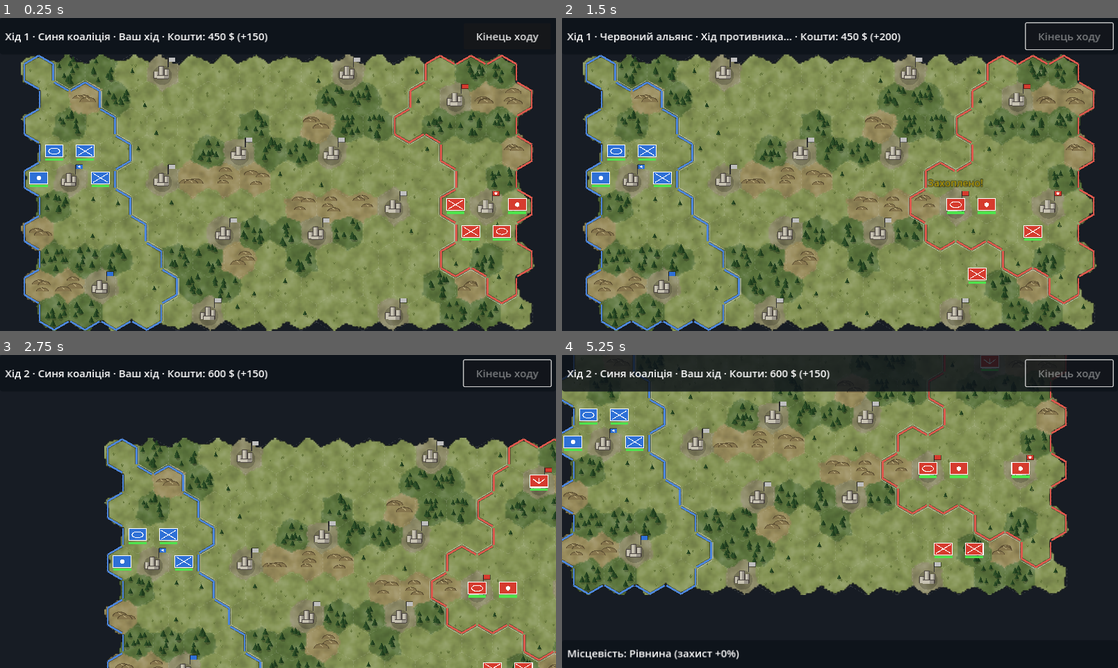
Above: before the commit, frames 1-4 (two rows, left to right).
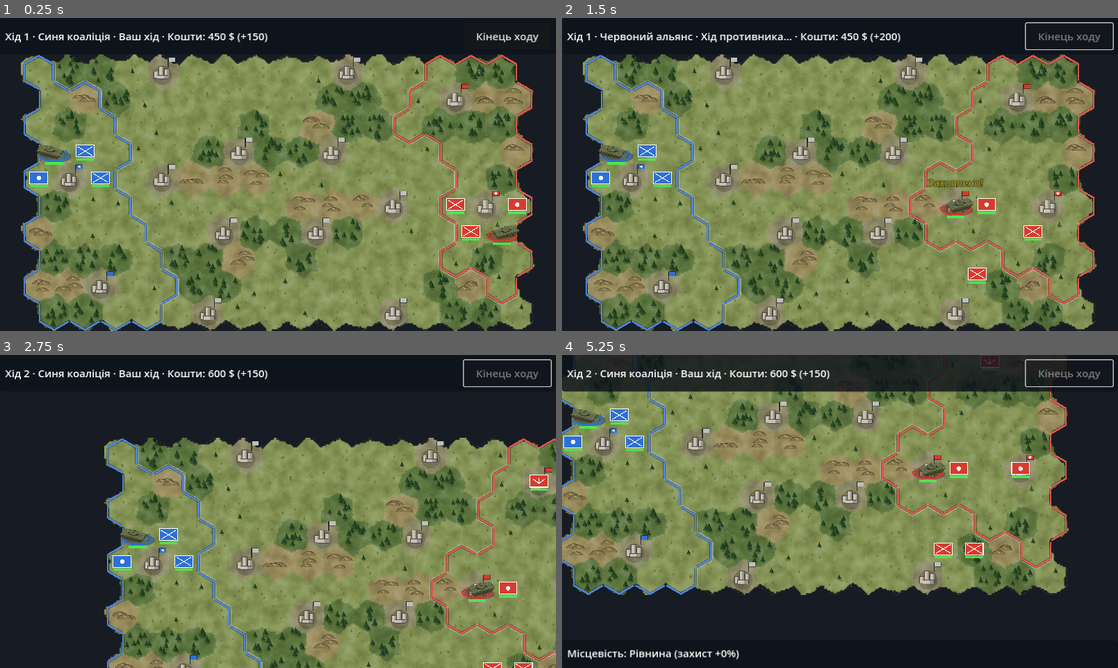
Above: after the commit, the same moments.

Repository: dambldor571-maker/Cloud
Game: Godot game, scene res://scenes/main.tscn
Same seed, same stepped clock (60 frames per second), same inputs: the game is played once before the commit and once after it.
Inputs (mouse positions are in pixels of both pictures, inside the frame that each line leads up to):
- Up to frame 1 (0.25 s): no input
- Up to frame 2 (1.5 s): click "Кінець ходу" at 0.5 s; move the mouse to (962, 158) at 1.27 s; click (962, 158) at 1.42 s
- Up to frame 3 (2.75 s): drag from (166, 527) to (250, 574) at 2.02 s
- Up to frame 4 (5.25 s): tap Enter at 2.75, 4.25 s; move the mouse to (895, 442) at 2.77 s; click (895, 442) at 2.92 s; tap Space at 3.5, 5 s; drag from (812, 574) to (673, 464) at 3.52 s; move the mouse to (1006, 558) at 4.27 s; click (1006, 558) at 4.42 s; drag from (673, 464) to (756, 433) at 5.02 s

The runs differ from the first frame. In frame 1, 0.6% of the frame differs, in the area x 6-94%, y 40-73%; in frame 2, 0.6%, in the area x 6-74%, y 40-64%; in frame 3, 0.6%; in frame 4, 0.6%.

Commit message:
Draw the tank as its pseudo-3D sprite; camera angle option
Unit types listed in Rules.SPRITES are drawn from assets/units: soft
shadow, team-coloured base ring, the rendered vehicle (dimmed once it
has acted) and an HP bar. Units face their last move or attack; red
starts facing left. The sprite anchor JSON is included in the export.
render_units.gd takes --elevation to try camera angles, and the source
models folder is .gdignore'd so Godot doesn't import the FBX.

Co-Authored-By: Claude Opus 5.5 <noreply@anthropic.com>
Claude-Session: https://claude.ai/code/session_01DGzcrkN7G6Q8ozASAUm8BS

Diff:
--- a/scripts/game.gd
+++ b/scripts/game.gd
@@ -41,6 +41,7 @@
 
 var hud: Hud
 var map_view: MapView
+var sprites: Dictionary = {}  # unit type -> {tex, anchor}
 var ai := EnemyAI.new()
 @onready var camera: Camera2D = $Camera2D
 
@@ -49,6 +50,7 @@
 	autotest = "--autotest" in OS.get_cmdline_user_args()
 	if autotest:
 		human_sides = [false, false]
+	_load_sprites()
 	map_view = MapView.new(self)
 	add_child(map_view)
 	hud = Hud.new()
@@ -60,6 +62,15 @@
 
 
 # --- Game setup -------------------------------------------------------------
+
+func _load_sprites() -> void:
+	for type in Rules.SPRITES:
+		var base: String = "res://assets/units/" + Rules.SPRITES[type]
+		var meta = JSON.parse_string(FileAccess.get_file_as_string(base + ".json"))
+		var tex := load(base + ".png") as Texture2D
+		if tex and meta is Dictionary:
+			sprites[type] = {"tex": tex, "anchor": Vector2(meta["anchor"][0], meta["anchor"][1])}
+
 
 func new_game(seed_value: int = -1) -> void:
 	if seed_value < 0:
@@ -297,6 +308,7 @@
 
 func move_unit(u: Unit, to: Vector2i) -> void:
 	var from_px := u.draw_pos
+	u.face_towards(Hex.to_pixel(to).x)
 	u.pos = to
 	u.moved = true
 	if terrain[to] == Rules.Terrain.CITY and not u.is_flying() and city_owner[to] != u.side:
@@ -317,6 +329,8 @@
 
 func attack(att: Unit, target: Unit) -> void:
 	var dmg := roundi(calc_damage(att, target) * rng.randf_range(0.9, 1.1))
+	att.face_towards(target.draw_pos.x)
+	target.face_towards(att.draw_pos.x)
 	_damage(target, dmg)
 	if target.hp > 0 and can_attack(target, att, target.pos):
 		_damage(att, roundi(calc_damage(target, att, true) * rng.randf_range(0.9, 1.1)))
@@ -627,11 +641,54 @@
 	draw_polyline(pts, edge, 2.0)
 
 
+const SPRITE_SCALE := 0.36
+const RING_RADIUS := Vector2(40, 15)
+
+
+## EW-style figure: soft shadow, team-coloured ring, the rendered vehicle.
+func _draw_unit_sprite(u: Unit, spr: Dictionary, done: bool) -> void:
+	var base := u.draw_pos + Vector2(0, 8)
+	var col := SIDE_COLORS[u.side]
+	_draw_ellipse(base + Vector2(4, 3), RING_RADIUS * 1.05, Color(0, 0, 0, 0.3))
+	_draw_ellipse(base, RING_RADIUS, Color(col, 0.28))
+	_draw_ellipse(base, RING_RADIUS, col, 3.0)
+	var tex: Texture2D = spr["tex"]
+	var anchor: Vector2 = spr["anchor"]
+	draw_set_transform(base, 0.0, Vector2(u.facing, 1) * SPRITE_SCALE)
+	draw_texture(tex, -anchor, Color(0.55, 0.55, 0.55) if done else Color.WHITE)
+	draw_set_transform(Vector2.ZERO)
+	_draw_hp_bar(u, base + Vector2(-24, RING_RADIUS.y + 3))
+
+
+## Filled when width < 0, otherwise an outline.
+func _draw_ellipse(c: Vector2, r: Vector2, color: Color, width := -1.0) -> void:
+	var pts := PackedVector2Array()
+	for k in 33:
+		var a := TAU * k / 32.0
+		pts.append(c + Vector2(cos(a) * r.x, sin(a) * r.y))
+	if width < 0.0:
+		draw_colored_polygon(pts, color)
+	else:
+		draw_polyline(pts, color, width, true)
+
+
+func _draw_hp_bar(u: Unit, top_left: Vector2) -> void:
+	var frac := float(u.hp) / u.max_hp()
+	var bar := Rect2(top_left, Vector2(48, 6))
+	draw_rect(bar, Color(0, 0, 0, 0.7))
+	var hp_col := Color(0.3, 0.9, 0.3) if frac > 0.6 else (Color(0.95, 0.8, 0.2) if frac > 0.3 else Color(0.95, 0.25, 0.2))
+	draw_rect(Rect2(bar.position, Vector2(48 * frac, 6)), hp_col)
+
+
 ## Units use simplified NATO map symbols.
 func _draw_unit(u: Unit) -> void:
+	var done := u.side == current_side and human_sides[u.side] and is_done(u)
+	if sprites.has(u.type):
+		_draw_unit_sprite(u, sprites[u.type], done)
+		return
 	var c := u.draw_pos + Vector2(0, -4)
 	var col := SIDE_COLORS[u.side]
-	if u.side == current_side and human_sides[u.side] and is_done(u):
+	if done:
 		col = col.darkened(0.5)
 	var rect := Rect2(c - Vector2(24, 16), Vector2(48, 32))
 	draw_rect(rect, col)
@@ -656,8 +713,4 @@
 		"drone":
 			draw_polyline(PackedVector2Array([c + Vector2(-16, -6), c + Vector2(0, 6), c + Vector2(16, -6)]), w, 2.5)
 			draw_line(c + Vector2(0, 6), c + Vector2(0, -8), w, 2.0)
-	var frac := float(u.hp) / u.max_hp()
-	var bar := Rect2(c + Vector2(-24, 19), Vector2(48, 6))
-	draw_rect(bar, Color(0, 0, 0, 0.7))
-	var hp_col := Color(0.3, 0.9, 0.3) if frac > 0.6 else (Color(0.95, 0.8, 0.2) if frac > 0.3 else Color(0.95, 0.25, 0.2))
-	draw_rect(Rect2(bar.position, Vector2(48 * frac, 6)), hp_col)
+	_draw_hp_bar(u, c + Vector2(-24, 19))
--- a/scripts/rules.gd
+++ b/scripts/rules.gd
@@ -37,6 +37,12 @@
 	},
 }
 
+## Pseudo-3D sprites rendered by tools/render_units.gd (assets/units/<name>.png/.json).
+## Unit types without an entry are drawn as NATO symbols.
+const SPRITES := {
+	"tank": "t72",
+}
+
 const BUILD_ORDER: Array[String] = ["infantry", "tank", "artillery", "air_defense", "drone"]
 
 const INCOME_CITY := 50
--- a/scripts/unit.gd
+++ b/scripts/unit.gd
@@ -9,6 +9,8 @@
 var attacked := false
 ## Pixel position used for rendering (animated towards Hex.to_pixel(pos)).
 var draw_pos := Vector2.ZERO
+## 1 = sprite faces right, -1 = left; follows the last move or attack.
+var facing := 1
 
 
 func _init(p_type: String, p_side: int, p_pos: Vector2i) -> void:
@@ -17,6 +19,12 @@
 	pos = p_pos
 	hp = max_hp()
 	draw_pos = Hex.to_pixel(pos)
+	facing = 1 if side == 0 else -1
+
+
+func face_towards(x: float) -> void:
+	if absf(x - draw_pos.x) > 1.0:
+		facing = 1 if x > draw_pos.x else -1
 
 
 func data() -> Dictionary:
--- a/tools/render_units.gd
+++ b/tools/render_units.gd
@@ -11,6 +11,7 @@
 ## One-off render of a downloaded model (writes assets/units/<name>.png):
 ##   ... -s res://tools/render_units.gd -- --name=t72 --file=/path/t72.glb --length=9.5 --yaw=0
 ## Large preview image instead of the game sprite: add --preview=/path/out.png
+## Try another camera angle: --elevation=55 (degrees above the horizon)
 
 const SUPERSAMPLE := 4
 const OUT_SIZE := Vector2i(320, 240)
@@ -65,7 +66,7 @@
 	var cam := Camera3D.new()
 	cam.projection = Camera3D.PROJECTION_ORTHOGONAL
 	cam.size = VIEW_HEIGHT_M
-	var e := deg_to_rad(ELEVATION)
+	var e := deg_to_rad(float(opts.get("elevation", str(ELEVATION))))
 	cam.position = Vector3(0, sin(e), cos(e)) * 30.0 + LOOK_AT
 	vp.add_child(cam)
 	cam.look_at(LOOK_AT)
Not shown, added: assets/units/t72.png.import
Not shown, changed: export_presets.cfg
Not shown, added: tools/source_models/.gdignore
Binary file added: tools/source_models/t72_meshy_1.png
Binary file added: tools/source_models/t72_meshy_2.png
Binary file added: tools/source_models/t72_meshy_3.png
